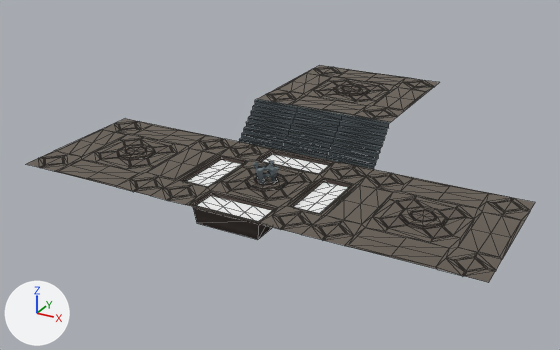
A saved change to the glTF model examples/15_pointlight/assets/scene.glb.
Rendered twice from a camera (50 mm lens) standing at (34.6, -60.1, 31.3) and looking at (-2.3, 7.0, -2.2). Every picture has the same lights, and +X, +Y and +Z are marked at lower left. Mesh edges are drawn as thin lines on the coarser meshes. Where no turn or scale is listed for an object, it has been applied to the vertices. Vertices at the same position are counted once.

Objects in the first picture: 'Plane', 'floor_tile_extralarge_grates', 'floor_tile_extralarge_grates.001', 'floor_tile_extralarge_grates.002', 'floor_tile_extralarge_grates.003', 'stairs_modular_center'.
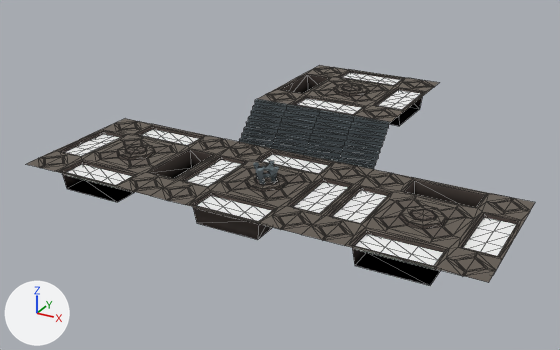
Where the change shows, as pixel boxes (x1, y1, x2, y2) in the pictures (560 x 350 px; the box of a moved part takes in the faces that stretch with it):
'floor_tile_extralarge_grates.001', reshaped
    before: (301, 169, 535, 282)
    after: (301, 169, 535, 286)
'floor_tile_extralarge_grates.002', reshaped (8% taller)
    before: (27, 119, 238, 196)
    after: (27, 119, 238, 202)
'Plane', reshaped (179% wider, 174% taller)
    before: (186, 154, 348, 225)
    after: (63, 73, 516, 269)
'floor_tile_extralarge_grates.003', reshaped, moved
    before: (258, 65, 440, 122)
    after: (258, 65, 439, 126)
part 1 of me_plane, added
    after: (463, 217, 516, 256)
part 2 of me_plane, added
    after: (333, 190, 387, 223)
part 3 of me_plane, added
    after: (352, 234, 443, 269)
part 4 of me_plane, added
    after: (65, 134, 120, 156)
part 5 of me_plane, added
    after: (63, 164, 132, 188)
part 6 of me_plane, added
    after: (141, 129, 198, 145)
part 7 of me_plane, added
    after: (377, 90, 421, 110)
part 8 of me_plane, added
    after: (297, 98, 361, 114)
part 9 of me_plane, added
    after: (342, 73, 401, 85)
part 10 of me_floor_tile_extralarge_grates_010, moved or reshaped
    before: (326, 179, 521, 267)
    after: (55, 70, 525, 286)
part 11 of me_floor_tile_extralarge_grates_010, recoloured
    after: (116, 80, 486, 267)

Diff of the bpy script that builds the scene:
```diff
--- a/examples/15_pointlight/assets/scene.glb.py
+++ b/examples/15_pointlight/assets/scene.glb.py
@@ me_plane @@
 me_plane.from_pydata(...)  # 48 vertices, 48 faces; spans x -13.5..1.5, y -7.5..7.5, z -0.2
+# me_plane part 1: the loose piece of 12 vertices spanning x -1.5..1.5, y -3.5..3.5, z -0.2 is copied, and the copy is moved by (16.0, 0.0, 0.0); it spans x 14.5..17.5, y -3.5..3.5, z -0.2
+# me_plane part 2: the loose piece of 12 vertices spanning x -1.5..1.5, y -3.5..3.5, z -0.2 is copied, and the copy is moved by (4.0, 0.0, 0.0); it spans x 2.5..5.5, y -3.5..3.5, z -0.2
+# me_plane part 3: the loose piece of 12 vertices spanning x -9.5..-2.5, y -7.5..-4.5, z -0.2 is copied, and the copy is moved by (16.0, 0.0, 0.0); it spans x 6.5..13.5, y -7.5..-4.5, z -0.2
+# me_plane part 4: the loose piece of 12 vertices spanning x -13.5..-10.5, y -3.5..3.5, z -0.2 is copied, and the copy is moved by (-16.0, 0.0, 0.0); it spans x -29.5..-26.5, y -3.5..3.5, z -0.2
+# me_plane part 5: the loose piece of 12 vertices spanning x -9.5..-2.5, y -7.5..-4.5, z -0.2 is copied, and the copy is moved by (-16.0, 0.0, 0.0); it spans x -25.5..-18.5, y -7.5..-4.5, z -0.2
+# me_plane part 6: the loose piece of 12 vertices spanning x -9.5..-2.5, y 4.5..7.5, z -0.2 is copied, and the copy is moved by (-16.0, 0.0, 0.0); it spans x -25.5..-18.5, y 4.5..7.5, z -0.2
+# me_plane part 7: the loose piece of 12 vertices spanning x -1.5..1.5, y -3.5..3.5, z -0.2 is copied, and the copy is moved by (0.0, 20.0, 4.0); it spans x -1.5..1.5, y 16.5..23.5, z 3.8
+# me_plane part 8: the loose piece of 12 vertices spanning x -9.5..-2.5, y 4.5..7.5, z -0.2 is copied, and the copy is moved by (0.0, 8.0, 4.0); it spans x -9.5..-2.5, y 12.5..15.5, z 3.8
+# me_plane part 9: the loose piece of 12 vertices spanning x -9.5..-2.5, y 4.5..7.5, z -0.2 is copied, and the copy is moved by (0.0, 20.0, 4.0); it spans x -9.5..-2.5, y 24.5..27.5, z 3.8
 me_plane.materials.append(mat_gate)
@@ me_floor_tile_extralarge_grates_010 @@
 # used by ob_floor_tile_extralarge_grates_001; location = (16.0, 0.0, 0.0); rotation_euler = (1.571, 0.0, 0.0), in degrees (90, 0, 0)
-me_floor_tile_extralarge_grates_010.from_pydata(...)  # 249 vertices, 460 faces; spans x -8.0..8.0, y 0.1..0.4, z -8.0..8.0
+me_floor_tile_extralarge_grates_010.from_pydata(...)  # 267 vertices, 477 faces; spans x -8.0..8.0, y -1.9..0.5, z -8.0..8.0
+# me_floor_tile_extralarge_grates_010 part 10: 2 vertices moved from x 3.7, y 0.2, z -6.0..6.0 to x 3.5, y 0.1, z -4.5..7.5; 16 vertices removed from x -6.0..6.0, y 0.2, z -7.7..7.7; 34 vertices added at x -8.0..8.0, y -1.9..0.2, z -7.5..7.5
+# me_floor_tile_extralarge_grates_010 part 11: 2 kept faces spanning x 3.5..3.7, y 0.1..0.2, z -7.7..7.7 get new vertex colours
 me_floor_tile_extralarge_grates_010.materials.append(mat_matcolor)
@@ ob_floor_tile_extralarge_grates_003 @@
-ob_floor_tile_extralarge_grates_003 = bpy.data.objects.new('floor_tile_extralarge_grates.003', me_floor_tile_extralarge_grates_008)
+ob_floor_tile_extralarge_grates_003 = bpy.data.objects.new('floor_tile_extralarge_grates.003', me_floor_tile_extralarge_grates_010)
 ob_floor_tile_extralarge_grates_003.location = (0.0, 20.0, 3.82)
@@ ob_floor_tile_extralarge_grates_002 @@
-ob_floor_tile_extralarge_grates_002 = bpy.data.objects.new('floor_tile_extralarge_grates.002', me_floor_tile_extralarge_grates_011)
+ob_floor_tile_extralarge_grates_002 = bpy.data.objects.new('floor_tile_extralarge_grates.002', me_floor_tile_extralarge_grates_010)
 ob_floor_tile_extralarge_grates_002.location = (-16.0, 0.0, 0.0)
```
